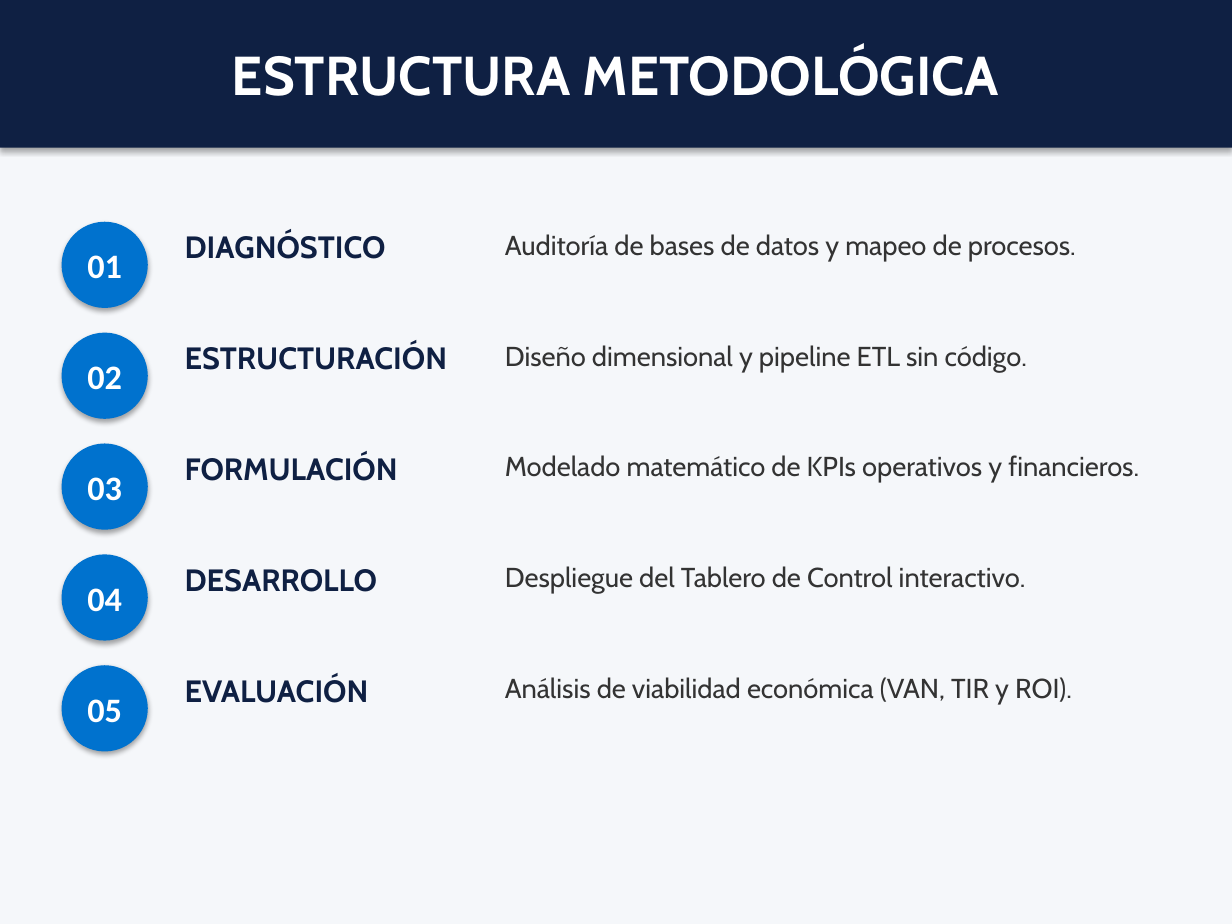
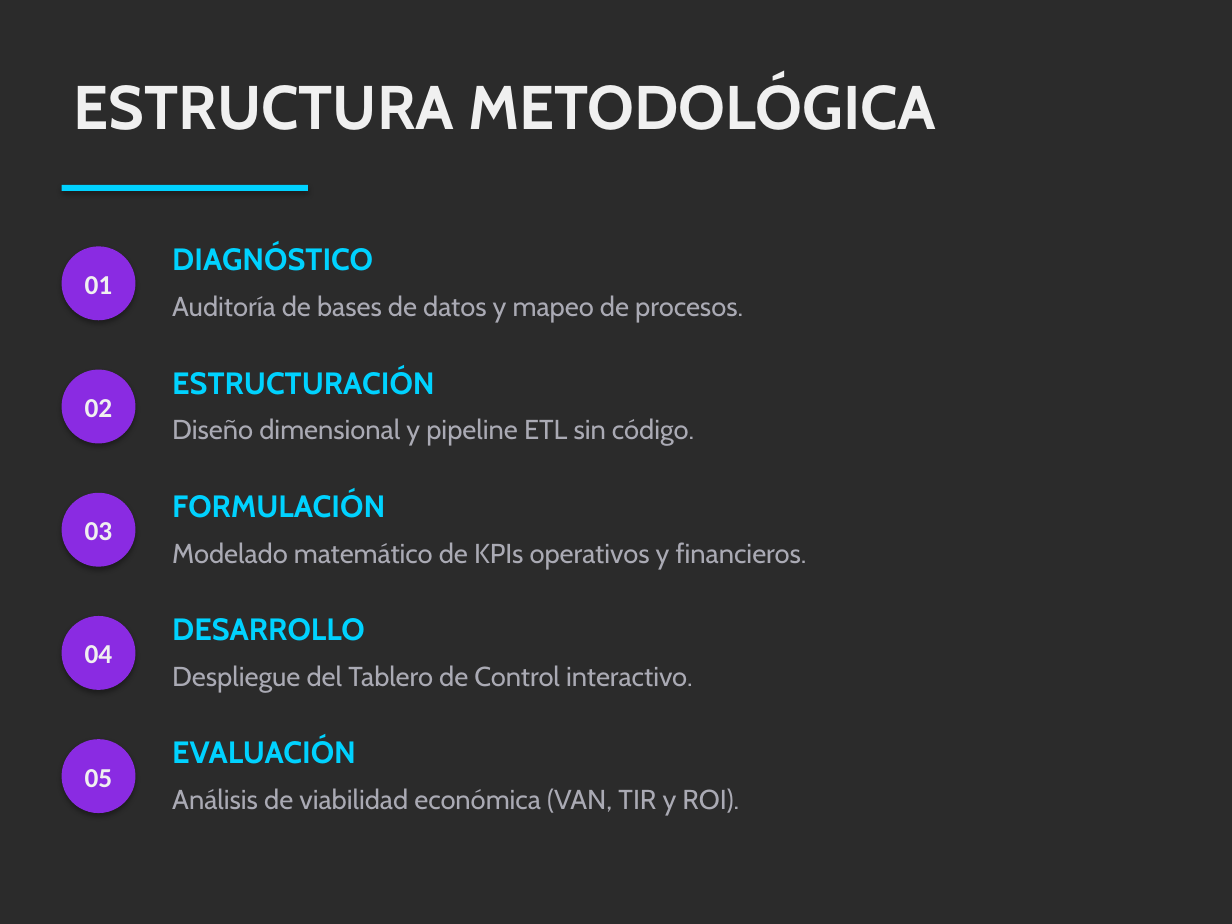
Before and after one commit to Loren292/Web-Scrapper, a slide deck: slide 2 of Presentacion_BI.pptx. Drawn at 1232x924 pixels with LibreOffice and Linux fonts; fonts in the diff are those of the drawing; background and template pictures are left out; a plain dark background stands for a picture behind light text. Boxes give left, top, right and bottom in pixels: in the first picture for what was removed or moved away, otherwise in the second. Text is boxed around its words. In the diff, an @@ line names an element or a change of style, - is before the commit and + after.

```diff
--- a/Presentacion_BI.pptx
+++ b/Presentacion_BI.pptx
@@ background #F5F7FA to picture (left out) @@
@@ text "ESTRUCTURA METODOLÓGICA": place and size @@
-text "ESTRUCTURA METODOLÓGICA" at [0,0,1232,148]
+text "ESTRUCTURA METODOLÓGICA" at [74,77,936,130]
@@ text "ESTRUCTURA METODOLÓGICA" at [74,77,936,130]: size 32 to 36 pt, text colour #FFFFFF to #F0F0F0; alignment centre to left; vertical alignment middle to top; fill #0F2043 to none; shadow off @@
@@ rectangle added at [62,185,308,191], fill #00D2FF @@
@@ text "DIAGNÓSTICO": place and size @@
-text "DIAGNÓSTICO" at [185,232,386,259]
+text "DIAGNÓSTICO" at [172,244,373,271]
@@ ellipse "01": place and size @@
-ellipse "01" at [62,222,148,308]
+ellipse "01" at [62,246,136,320]
@@ text "Auditoría de bases de datos ...": place and size @@
-text "Auditoría de bases de datos ..." at [505,234,1076,261]
+text "Auditoría de bases de datos ..." at [172,295,743,322]
@@ text "ESTRUCTURACIÓN": place and size @@
-text "ESTRUCTURACIÓN" at [185,343,447,370]
+text "ESTRUCTURACIÓN" at [172,367,434,395]
@@ ellipse "02": place and size @@
-ellipse "02" at [62,333,148,419]
+ellipse "02" at [62,370,136,444]
@@ text "Diseño dimensional y pipeline ETL ...": place and size @@
-text "Diseño dimensional y pipeline ETL ..." at [505,345,1027,372]
+text "Diseño dimensional y pipeline ETL ..." at [172,418,694,446]
@@ ellipse "03": place and size @@
-ellipse "03" at [62,444,148,530]
+ellipse "03" at [62,493,136,567]
@@ text "FORMULACIÓN": place and size @@
-text "FORMULACIÓN" at [185,454,398,481]
+text "FORMULACIÓN" at [172,491,385,518]
@@ text "Modelado matemático de KPIs operativos ...": place and size @@
-text "Modelado matemático de KPIs operativos ..." at [505,455,1139,482]
+text "Modelado matemático de KPIs operativos ..." at [172,542,807,569]
@@ ellipse "04": place and size @@
-ellipse "04" at [62,554,148,641]
+ellipse "04" at [62,616,136,690]
@@ text "DESARROLLO": place and size @@
-text "DESARROLLO" at [185,569,377,592]
+text "DESARROLLO" at [172,618,364,641]
@@ text "Despliegue del Tablero de Control ...": place and size @@
-text "Despliegue del Tablero de Control ..." at [505,566,1026,593]
+text "Despliegue del Tablero de Control ..." at [172,665,693,692]
@@ size 20 to 16 pt, text colour #FFFFFF to #F0F0F0; fill #0072CE to #8A2BE2 in 5 elements at [62,246,136,320], [62,370,136,444], [62,493,136,567], [62,616,136,690], [62,739,136,813] @@
@@ ellipse "05": place and size @@
-ellipse "05" at [62,665,148,752]
+ellipse "05" at [62,739,136,813]
@@ text colour #0F2043 to #00D2FF in 5 elements at [172,244,373,271], [172,367,434,395], [172,491,385,518], [172,618,364,641], [172,737,356,764] @@
@@ text "EVALUACIÓN": place and size @@
-text "EVALUACIÓN" at [185,675,369,703]
+text "EVALUACIÓN" at [172,737,356,764]
@@ text colour #333333 to #AAAAB4 in 5 elements at [172,295,743,322], [172,418,694,446], [172,542,807,569], [172,665,693,692], [172,788,739,815] @@
@@ text "Análisis de viabilidad económica (VAN, ...": place and size @@
-text "Análisis de viabilidad económica (VAN, ..." at [505,677,1072,704]
+text "Análisis de viabilidad económica (VAN, ..." at [172,788,739,815]
```
Also in this commit, not shown: 2 other slides changed, 2 other files.
